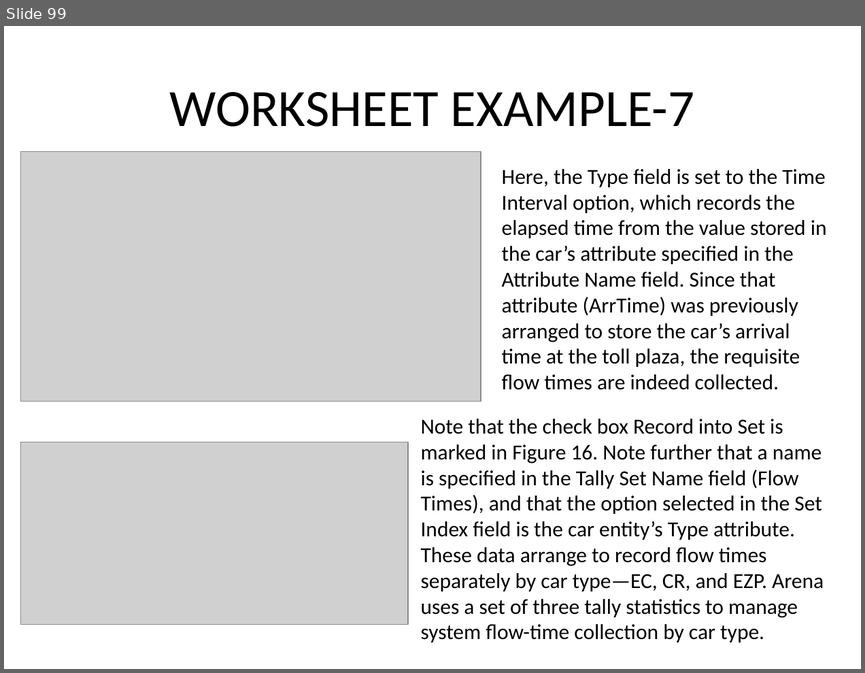
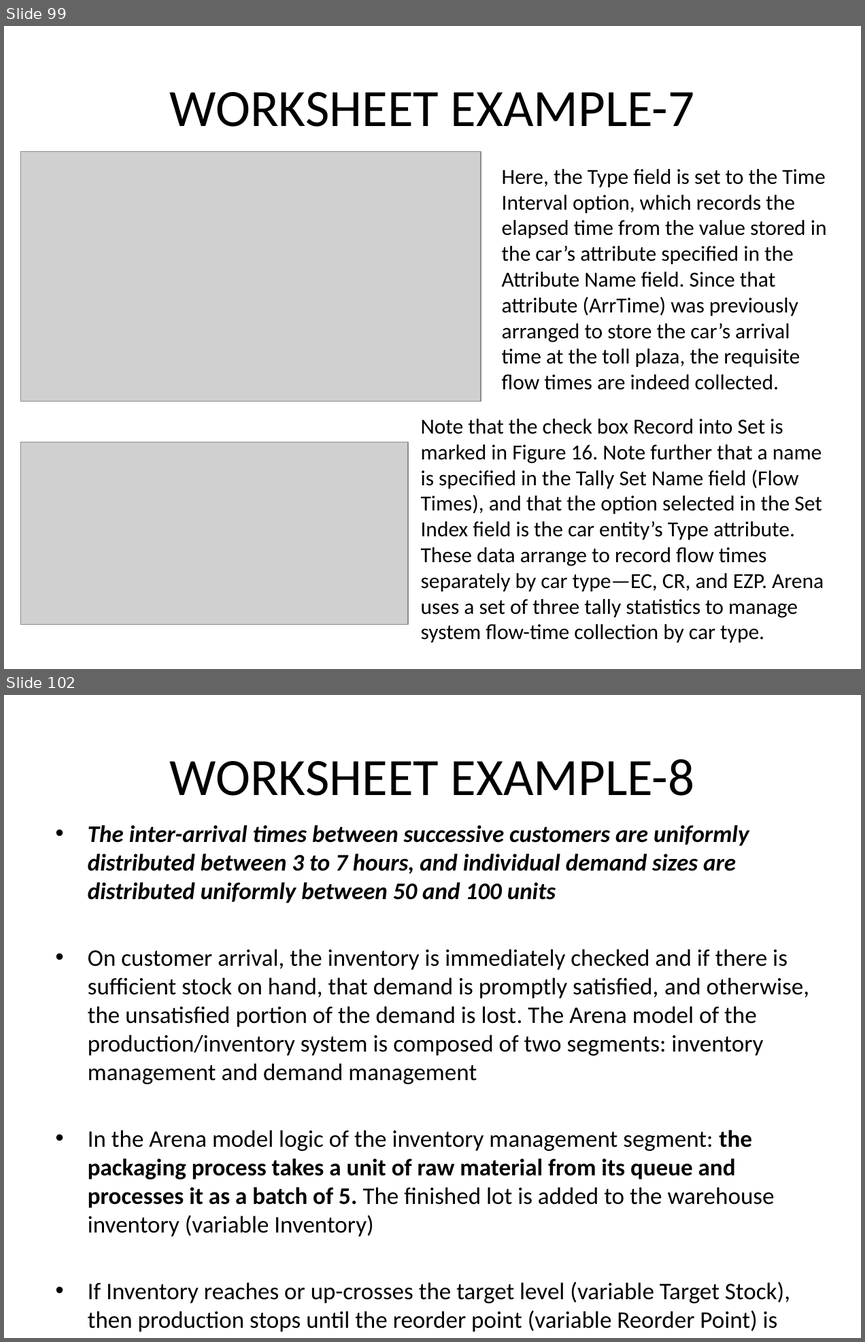
Before and after one commit to maeyler/Simulation, a slide deck: Simulation Works/QUESTIONS.pptx. Shown one above the other, each under a label of ours: slide 99 before the commit, slides 99 and 102 after it; the slides between them are not shown. The pictures are 865x673 and 865x1342 pixels, drawn with LibreOffice and Linux fonts; fonts in the diff are those of the drawing; grey boxes stand for pictures. Boxes give left, top, right and bottom in pixels: in the first picture for what was removed or moved away, otherwise in the second. Text is boxed around its words. In the diff, an @@ line names an element or a change of style, - is before the commit and + after.

```diff
--- a/Simulation Works/QUESTIONS.pptx
+++ b/Simulation Works/QUESTIONS.pptx
@@ slide 102 added at (4, 695, 861, 1338), background #FFFFFF @@
@@ title added at (169, 759, 694, 796), 44 pt, text #000000 @@
+WORKSHEET EXAMPLE-8
@@ text added at (88, 825, 809, 1331), 20 pt, text #000000 @@
+• The inter-arrival times between successive customers are uniformly distributed between 3 to 7 hours, and individual demand sizes are distributed uniformly between 50 and 100 units
+• On customer arrival, the inventory is immediately checked and if there is sufficient stock on hand, that demand is promptly satisfied, and otherwise, the unsatisfied portion of the demand is lost. The Arena model of the production/inventory system is composed of two segments: inventory management and demand management
+• In the Arena model logic of the inventory management segment: the packaging process takes a unit of raw material from its queue and processes it as a batch of 5. The finished lot is added to the warehouse inventory (variable Inventory)
+• If Inventory reaches or up-crosses the target level (variable Target Stock), then production stops until the reorder point (variable Reorder Point) is reached or down-crossed again. Processing of a new batch starts immediately when the reorder point is down-crossed
```
Also in this commit, not shown: 14 other slides added, 2 other files.
